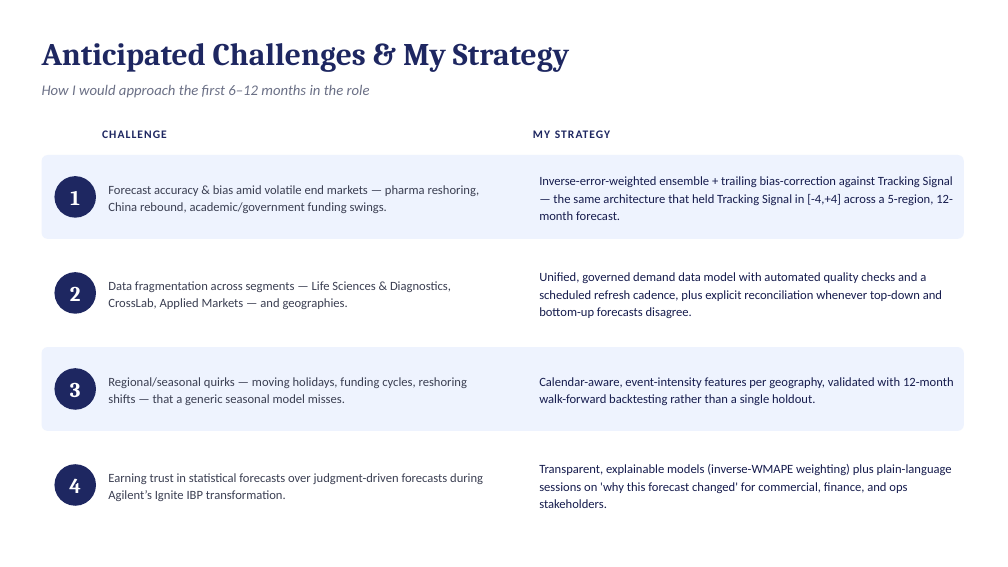
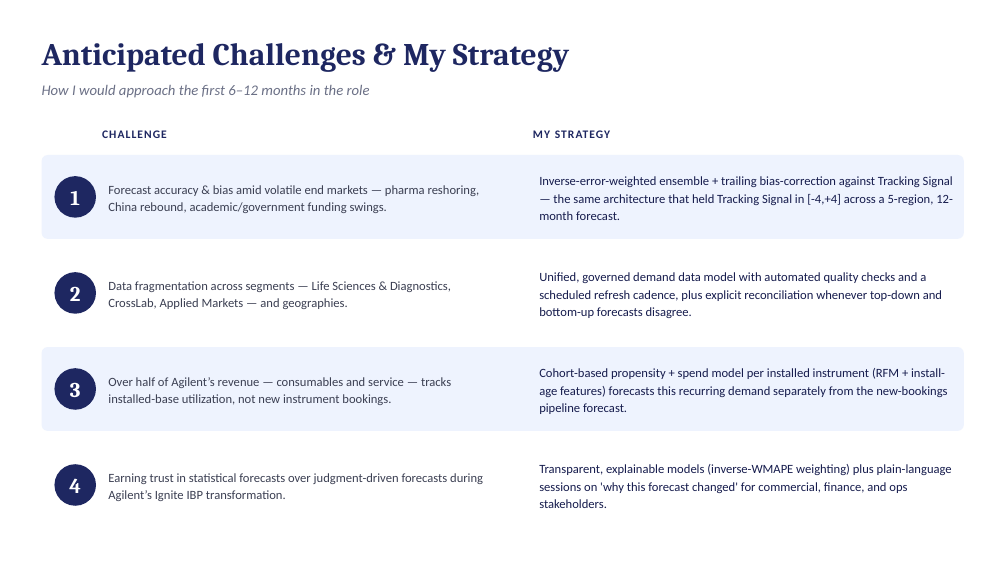
Before and after one commit to rohit6857/rohit, a slide deck: slide 2 of Agilent_Interview_Prework.pptx. Drawn at 1008x567 pixels with LibreOffice and Linux fonts; fonts in the diff are those of the drawing. Boxes give left, top, right and bottom in pixels: in the first picture for what was removed or moved away, otherwise in the second. Text is boxed around its words. In the diff, an @@ line names an element or a change of style, - is before the commit and + after.

```diff
--- a/Agilent_Interview_Prework.pptx
+++ b/Agilent_Interview_Prework.pptx
@@ text at box(108, 377, 451, 405): text changed @@
-Regional/seasonal quirks — moving holidays, funding cycles, reshoring shifts — that a generic seasonal model misses.
+Over half of Agilent’s revenue — consumables and service — tracks installed-base utilization, not new instrument bookings.
@@ text at box(539, 368, 947, 414): text changed @@
-Calendar-aware, event-intensity features per geography, validated with 12-month walk-forward backtesting rather than a single holdout.
+Cohort-based propensity + spend model per installed instrument (RFM + install-age features) forecasts this recurring demand separately from the new-bookings pipeline forecast.
```
